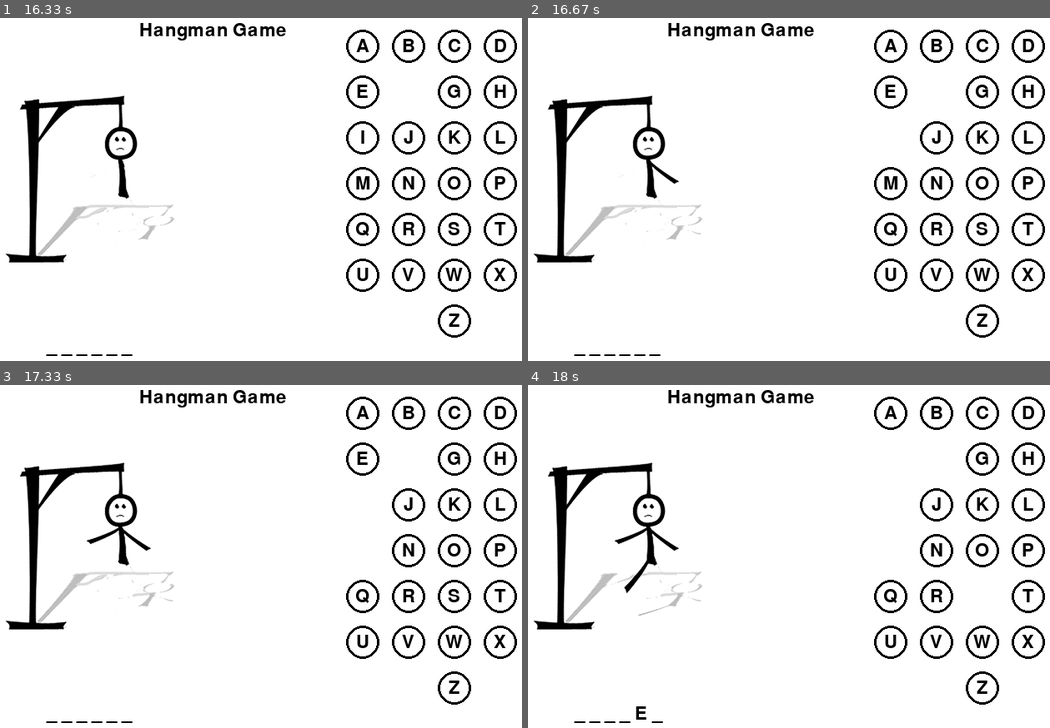
Above: before the commit, frames 1-4 (two rows, left to right).
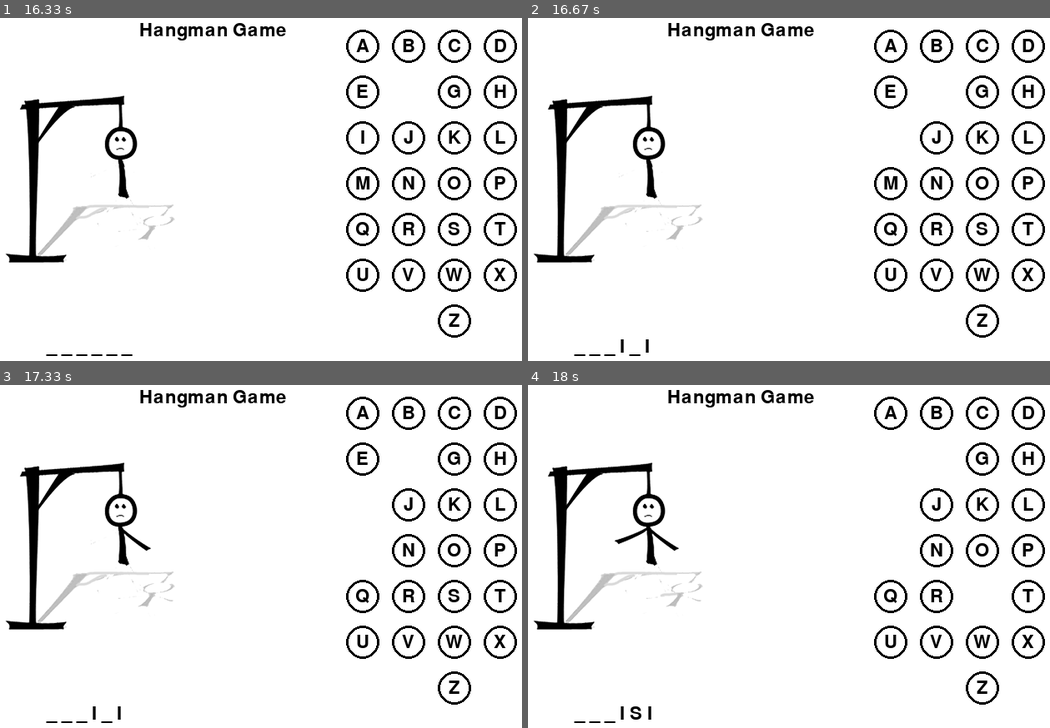
Above: after the commit, the same moments.

Repository: adislksn/Hangman
Game: pygame game, started from Hangman-code.py
Two runs of this game, one before a commit and one after it. Both use one fixed random seed, a clock stepped at 60 frames per second and the inputs below.
Inputs (mouse positions are in pixels of both pictures, inside the frame that each line leads up to):
- Up to frame 1 (16.33 s): click (214, 213) at 0.38 s; click (412, 103) at 9.28 s; move the mouse to (417, 306) at 11.63 s; click (417, 306) at 11.68 s
- Up to frame 2 (16.67 s): click (893, 144) at 16.45 s
- Up to frame 3 (17.33 s): click (354, 553) at 17.18 s
- Up to frame 4 (18 s): click (893, 474) at 17.52 s; click (976, 587) at 17.88 s

Frame 1 is identical in both runs. In frame 2, 0.2% of the frame differs, in the area x 17-34%, y 41-99%; in frame 3, 0.2%; in frame 4, 0.3%, in the area x 15-27%, y 51-99%.

Commit message:
Adding Sound

Diff:
--- a/Hangman-code.py
+++ b/Hangman-code.py
@@ -7,6 +7,9 @@
 pygame.init()
 logo = pygame.image.load("assets/hangman6.png")
 pygame.display.set_icon(logo)
+music = pygame.mixer.music.load("assets/AWM.mp3")
+pygame.mixer.music.play(-1)
+click = pygame.mixer.Sound("assets/click.wav")
 width = 800
 height = 500
 display = pygame.display.set_mode((width, height))
@@ -38,15 +41,12 @@
 
 #assets
 list_text=(['AYAM','KUCING','BERUANG','BADAK','HARIMAU','KELINCI','KEPITING'],['APEL','PISANG','KENTANG','DAGING','JERUK','COKELAT','KUE'],['YOUTUBER','PROGRAMMER','POLISI','DOKTER','PILOT','CHEF','DRIVER'])
-quest1 = rand.choice(list_text[0])
-quest2 = rand.choice(list_text[1])
-quest3 = rand.choice(list_text[2])
 stats = 0
 terjawab=[]
 
 class Hangman:
     global quest
-    quest = quest3
+    quest = rand.choice(list_text[rand.randint(0,2)])
     def __init__(self,nama):
         self.nama = nama
 
@@ -101,6 +101,7 @@
                     Hangman.close()
                 elif event.type == pygame.MOUSEBUTTONDOWN:
                     pos_x, pos_y = pygame.mouse.get_pos()
+                    click.play()
                     for teks in alfabet:
                         x, y, txt, status = teks
                         if status:
@@ -120,14 +121,14 @@
                     break
 
             if game:
-                Hangman.tampilan_out("You Won")
+                Hangman.tampilan_out(self,"You Won")
                 break
             if stats == 6:
-                Hangman.tampilan_out("You Lost")
+                Hangman.tampilan_out(self,"You Lost")
                 break
 
 class Animal(Hangman):
-    quest = quest1
+    quest = rand.choice(list_text[1])
     def __init__(self,nama):
         super().__init__(nama)
 
@@ -141,7 +142,7 @@
         super().utama()
 
 class Food(Hangman):
-    quest = quest2
+    quest = rand.choice(list_text[2])
     def __init__(self,nama):
         super().__init__(nama)
 
@@ -155,7 +156,7 @@
         super().utama()
 
 class Jobs(Hangman):
-    quest = quest3
+    quest = rand.choice(list_text[0])
     def __init__(self,nama):
         super().__init__(nama)
 
Not shown, added: README.md
Binary file added: assets/HangImage.png
Not shown, added: assets/AWM.mp3
Not shown, added: assets/click.wav
